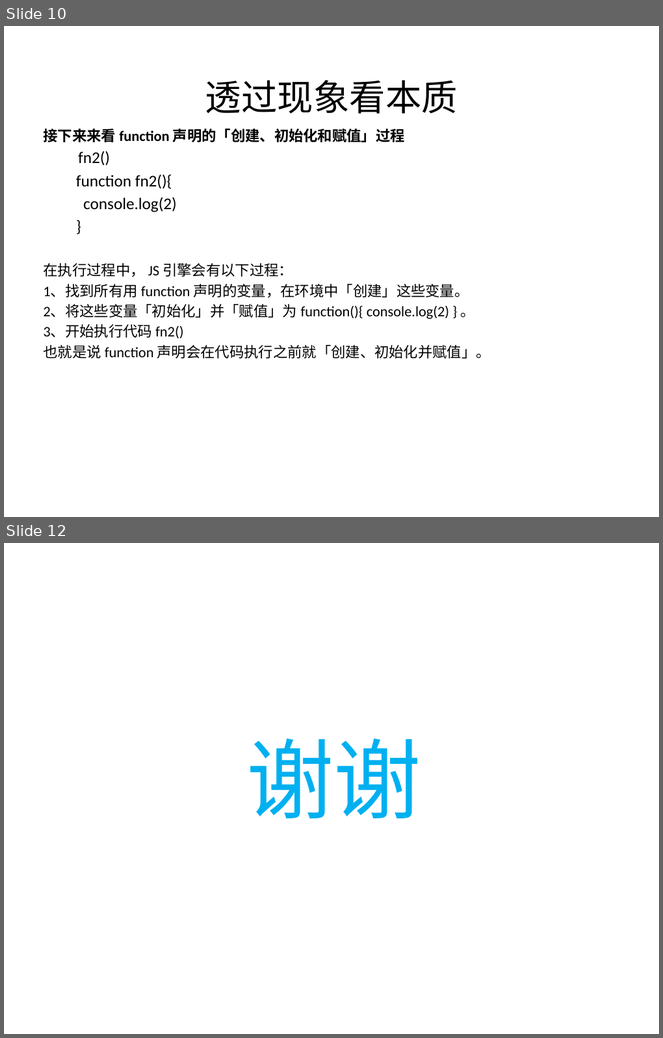
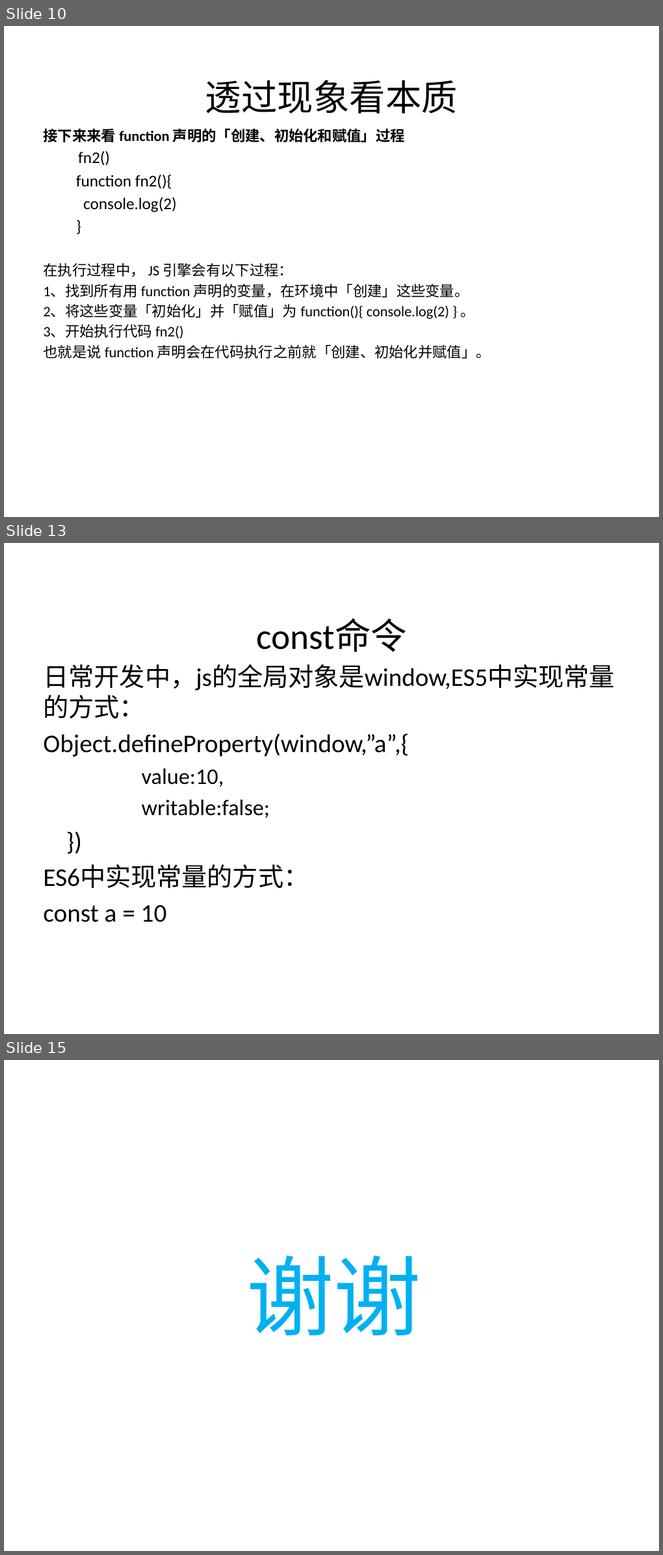
Before and after one commit to 1392731944/es6, a slide deck: es6.pptx. Shown one above the other, each under a label of ours: slides 10 and 12 before the commit, slides 10, 13 and 15 after it; the slides between them are not shown. The pictures are 663x1038 and 663x1555 pixels, drawn with LibreOffice and Linux fonts; fonts in the diff are those of the drawing; background and template pictures are left out. Boxes give left, top, right and bottom in pixels: in the first picture for what was removed or moved away, otherwise in the second. Text is boxed around its words. In the diff, an @@ line names an element or a change of style, - is before the commit and + after.

```diff
--- a/es6.pptx
+++ b/es6.pptx
@@ slide 13 added at bbox=[4, 543, 659, 1034], background picture (left out) @@
@@ title added at bbox=[256, 619, 407, 652], 39.6 pt, text #000000 @@
+const命令
@@ text added at bbox=[43, 664, 615, 923], 28 pt, text #000000 @@
+日常开发中，js的全局对象是window,ES5中实现常量的方式：
+Object.defineProperty(window,”a”,{
+  value:10,
+  writable:false;
+})
+ES6中实现常量的方式：
+const a = 10
@@ what was slide 12 is now slide 15 @@
```
Also in this commit, not shown: 5 slides changed, 2 other slides added.
